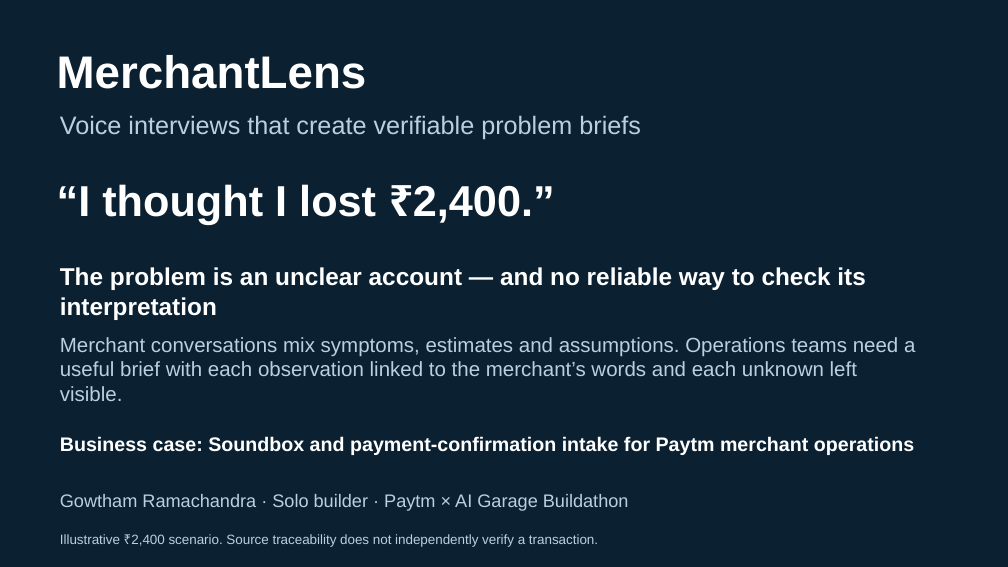
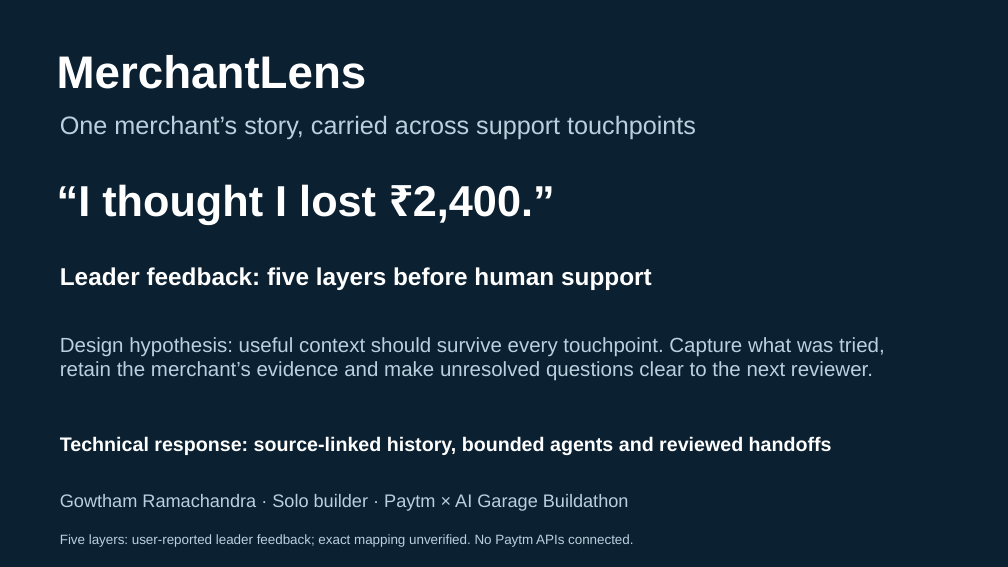
Before and after one commit to gowtham66867/merchantlens-paytm, a slide deck: slide 1 of docs/MerchantLens-Five-Slide-Pitch.pptx. Drawn at 1008x567 pixels with LibreOffice and Linux fonts; fonts in the diff are those of the drawing. Boxes give left, top, right and bottom in pixels: in the first picture for what was removed or moved away, otherwise in the second. Text is boxed around its words. In the diff, an @@ line names an element or a change of style, - is before the commit and + after.

Commit message:
Capture technical feedback and incorporate it in five-slide pitch

```diff
--- a/docs/MerchantLens-Five-Slide-Pitch.pptx
+++ b/docs/MerchantLens-Five-Slide-Pitch.pptx
@@ text at (x1=60, y1=115, x2=696, y2=140): text changed @@
-Voice interviews that create verifiable problem briefs
+One merchant’s story, carried across support touchpoints
@@ text at (x1=60, y1=267, x2=652, y2=290): text changed @@
-The problem is an unclear account — and no reliable way to check its interpretation
+Leader feedback: five layers before human support
@@ text at (x1=60, y1=337, x2=885, y2=381): text changed @@
-Merchant conversations mix symptoms, estimates and assumptions. Operations teams need a useful brief with each observation linked to the merchant’s words and each unknown left visible.
+Design hypothesis: useful context should survive every touchpoint. Capture what was tried, retain the merchant’s evidence and make unresolved questions clear to the next reviewer.
@@ text at (x1=60, y1=436, x2=832, y2=455): text changed @@
-Business case: Soundbox and payment-confirmation intake for Paytm merchant operations
+Technical response: source-linked history, bounded agents and reviewed handoffs
@@ text at (x1=60, y1=534, x2=633, y2=547): text changed @@
-Illustrative ₹2,400 scenario. Source traceability does not independently verify a transaction.
+Five layers: user-reported leader feedback; exact mapping unverified. No Paytm APIs connected.
```
Also in this commit, not shown: 4 other slides changed, 2 other files.
